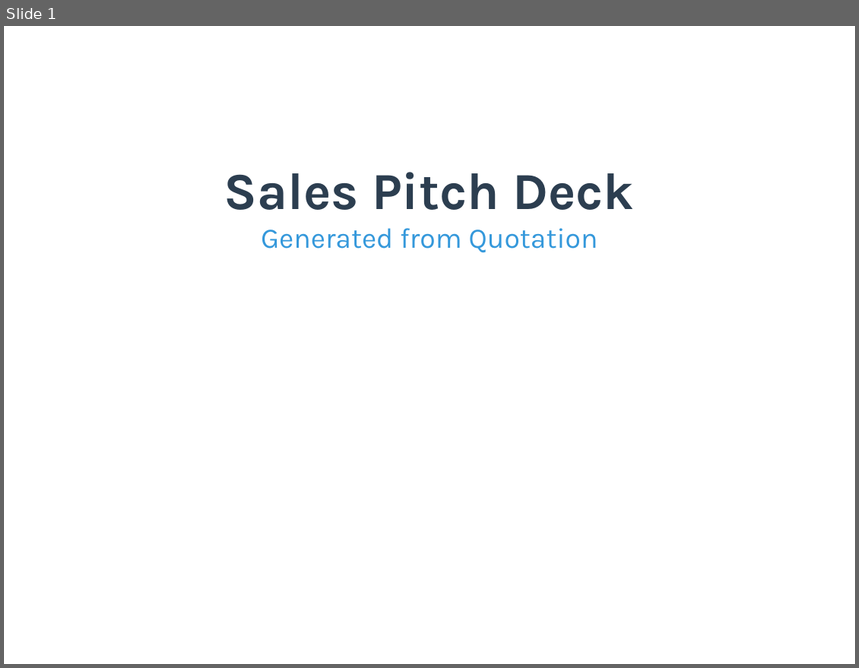
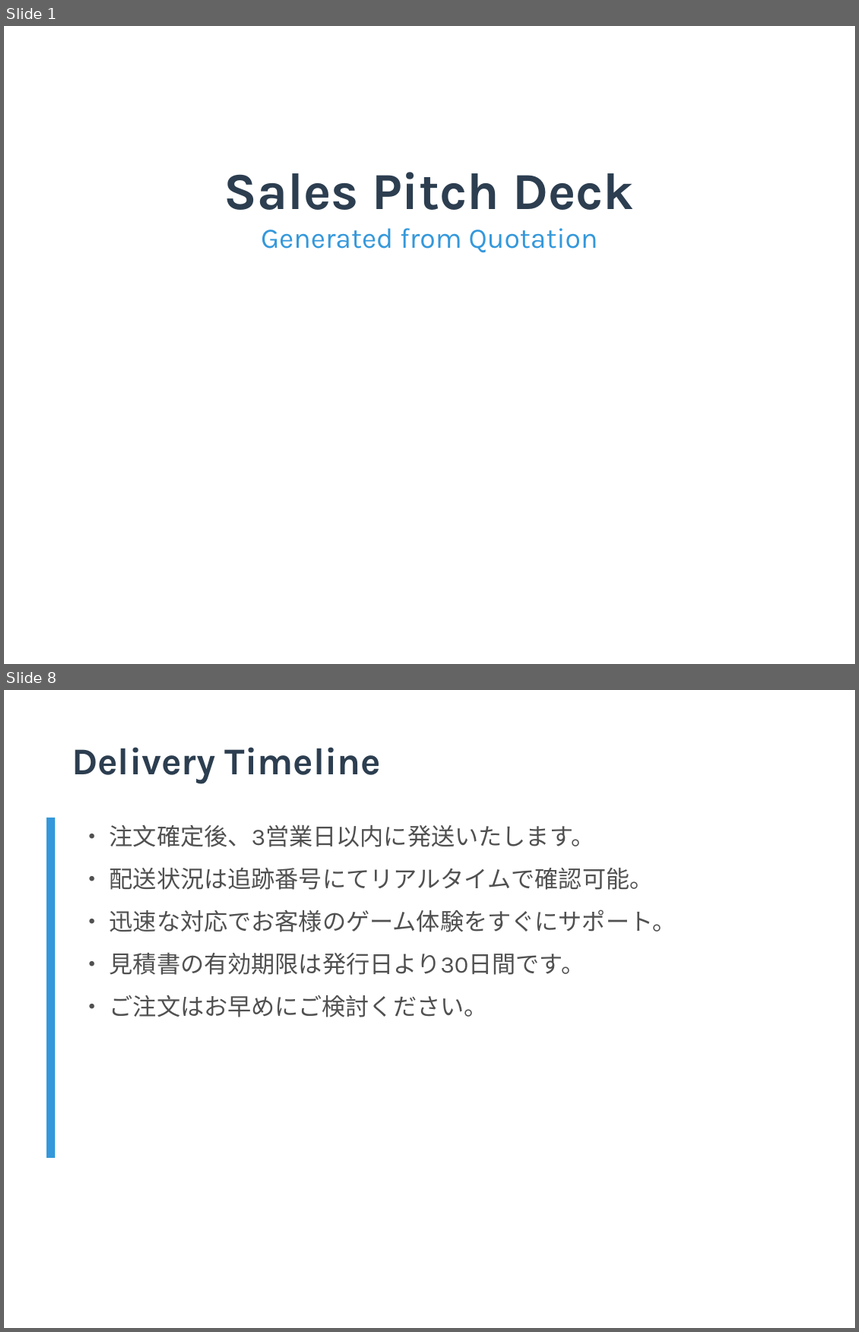
Before and after one commit to TejasGupta-27/b2b-sales-backend, a slide deck: Data/pitch_decks/pitch_deck_001.pptx. Shown one above the other, each under a label of ours: slide 1 before the commit, slides 1 and 8 after it; the slides between them are not shown. The pictures are 859x668 and 859x1332 pixels, drawn with LibreOffice and Linux fonts; fonts in the diff are those of the drawing; background and template pictures are left out. Boxes give left, top, right and bottom in pixels: in the first picture for what was removed or moved away, otherwise in the second. Text is boxed around its words. In the diff, an @@ line names an element or a change of style, - is before the commit and + after.

```diff
--- a/Data/pitch_decks/pitch_deck_001.pptx
+++ b/Data/pitch_decks/pitch_deck_001.pptx
@@ slide 8 added at [4,690,855,1328], background #FFFFFF @@
@@ text added at [72,747,381,783], 32 pt, text #2C3E50, bold @@
+Delivery Timeline
@@ rectangle added at [47,818,55,1158], fill #3498DB @@
@@ text added at [110,825,677,1018], 20 pt, text #505050 @@
+• 注文確定後、3営業日以内に発送いたします。
+• 配送状況は追跡番号にてリアルタイムで確認可能。
+• 迅速な対応でお客様のゲーム体験をすぐにサポート。
+• 見積書の有効期限は発行日より30日間です。
+• ご注文はお早めにご検討ください。
```
Also in this commit, not shown: 1 slide changed, 7 other slides added, 8 slides removed, 31 other files.
